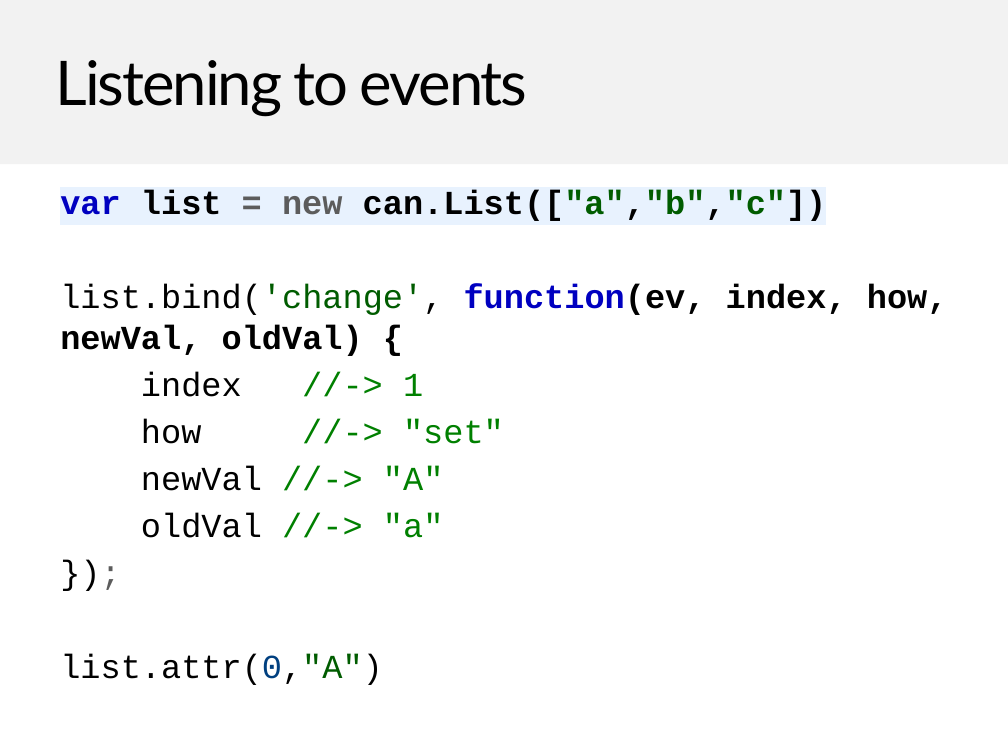
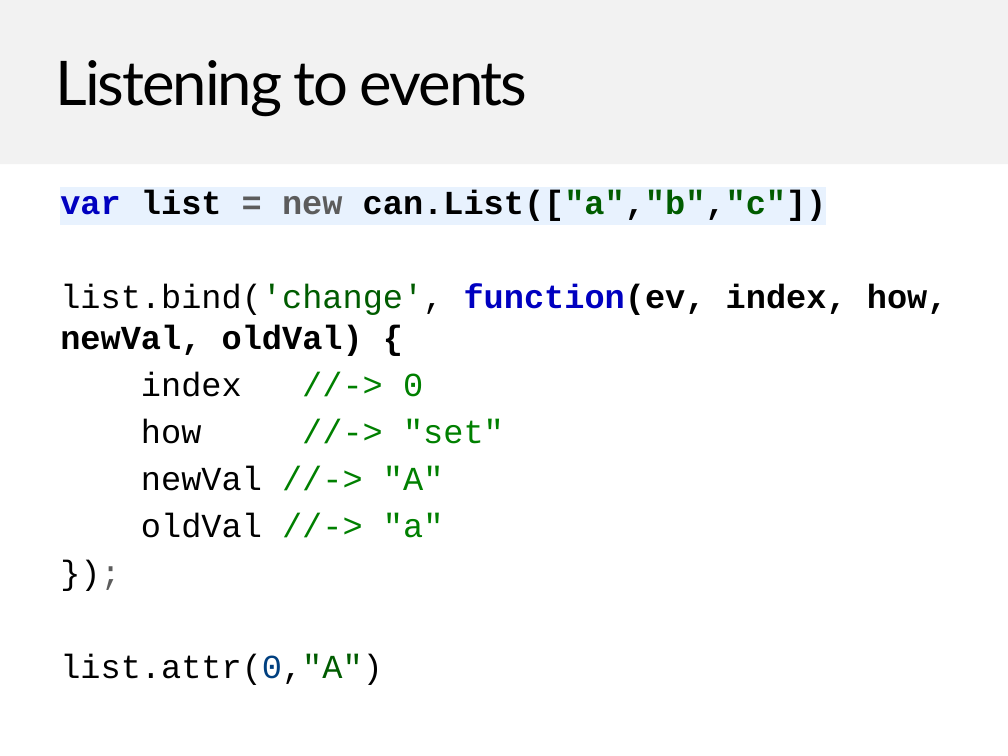
Before and after one commit to canjs/can-meetup, a slide deck: slide 70 of 2_map_and_list/canjs-map-list.pptx. Drawn at 1008x756 pixels with LibreOffice and Linux fonts; fonts in the diff are those of the drawing; background and template pictures are left out. Boxes give left, top, right and bottom in pixels: in the first picture for what was removed or moved away, otherwise in the second. Text is boxed around its words. In the diff, an @@ line names an element or a change of style, - is before the commit and + after.

```diff
--- a/2_map_and_list/canjs-map-list.pptx
+++ b/2_map_and_list/canjs-map-list.pptx
@@ text at bbox=[141, 371, 423, 397]: text changed @@
-index //-> 1
+index //-> 0
```
Also in this commit, not shown: 4 other slides changed, 1 slide added, 8 other files.
